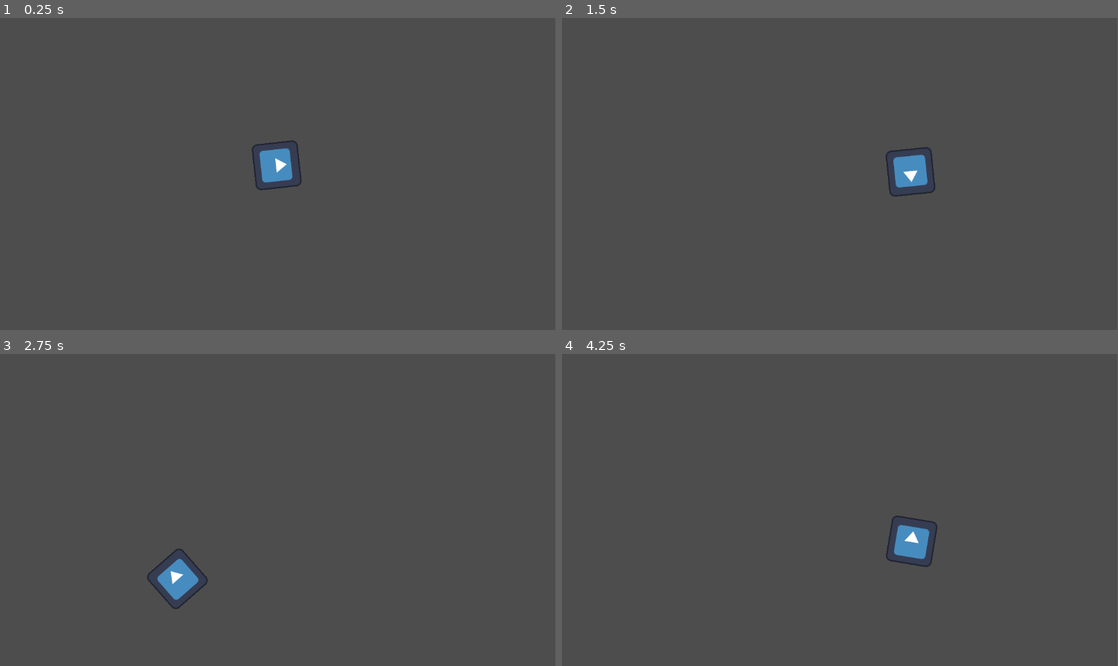
Above: before the commit, frames 1-4 (two rows, left to right).
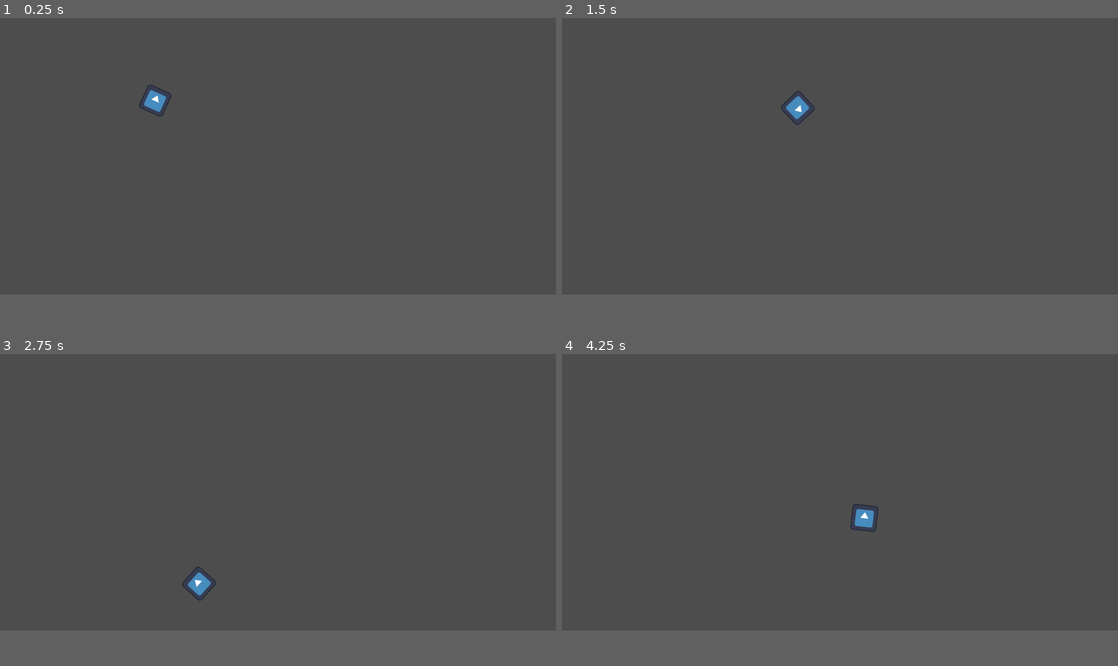
Above: after the commit, the same moments.

Repository: Dev-Donk/bullet_hell
Game: Godot game, scene res://main.tscn
Two runs of this game, one before a commit and one after it. Both use one fixed random seed, a clock stepped at 60 frames per second and the inputs below. The engine's default icon, where the game draws it, is replaced by a stand-in: a white triangle on a blue panel in a dark square.
Inputs (mouse positions are in pixels of both pictures, inside the frame that each line leads up to):
- Up to frame 1 (0.25 s): no input
- Up to frame 2 (1.5 s): tap Enter (ui_accept) at 0.5, 0.77 s; move the mouse to (962, 158) at 0.52 s; press the mouse at (962, 158) at 0.53 s; hold Right (ui_right) 0.53-1.28 s; move the mouse to (728, 189) at 1.27 s; release the mouse at (728, 189) at 1.28 s; hold Down (ui_down) from 1.28 s (still down); right-click (728, 189) at 1.35 s
- Up to frame 3 (2.75 s): tap Enter (ui_accept) at 1.52 s; move the mouse to (333, 441) at 2.02 s; release Down (ui_down) at 2.03 s; hold Right (ui_right) from 2.03 s (still down); tap Space at 2.1 s
- Up to frame 4 (4.25 s): move the mouse to (812, 572) at 2.77 s; release Right (ui_right) at 2.78 s; hold Up (ui_up) 2.78-3.53 s; click (812, 572) at 2.85 s; tap Enter (ui_accept) at 3.02, 3.77 s; move the mouse to (1006, 556) at 3.52 s; hold Left (ui_left) from 3.53 s (still down); right-click (1006, 556) at 3.6 s
In our replay, the window is 799x449 before the commit and 800x398 after it. These sizes can differ from the game's own. Grey fills any space a smaller window leaves; there, only what the larger window draws over its background counts as a difference.

The runs differ from the first frame. In frame 1, 1.0% of the frame differs, in the area x 25-55%, y 21-56%; in frame 2, 1.0%, in the area x 39-68%, y 23-58%; in frame 3, 0.9%; in frame 4, 1.0%.

Commit message:
Player changes (temporary?)

Diff:
--- a/player.gd
+++ b/player.gd
@@ -3,25 +3,35 @@
 var controller = (ControlHandler)
 var screen_size: Vector2 = Vector2.ZERO
 
+var curr_input_direction
+
 const WALK_SPEED: float = 250.0
-var walk_speed_modifier: float = 0.0
-var curr_input_direction
-var dash_cool_down: float = 2.0
+var _prev_walk_speed_modifier: float
+var _walk_speed_modifier: float = 1.0
+
+var _prev_dash: float
+var _dash: float = 2.5
+
+var _prev_dash_cool_down: float
+const DASH_COOL_DOWN: float = 2.0
+var _dash_cool_down_modifier: float = 0.0
+
 var can_dash = true
+
 enum STATES {STATE_IDLE, STATE_MOVING, STATE_DASHING, STATE_ATTACK_MAIN, STATE_ATTACK_SECONDARY}
 var state: STATES = STATES.STATE_IDLE
 
 func _ready() -> void:
 	screen_size = get_viewport_rect().size
 
-func input_direction() -> void:
+func _input_direction() -> void:
 	curr_input_direction = Input.get_vector("ui_left", "ui_right", "ui_up", "ui_down")
 
 	if state == STATES.STATE_DASHING:
-		velocity = transform.x * WALK_SPEED * 5
+		velocity = transform.x * get_net_walk_speed() * _dash
 	else:
 		look_at(get_global_mouse_position())
-		velocity = velocity.lerp(curr_input_direction * (WALK_SPEED + (WALK_SPEED * walk_speed_modifier)), 0.05)
+		velocity = velocity.lerp(curr_input_direction * get_net_walk_speed(), 0.05)
 
 func _process(delta: float) -> void:
 	match state:
@@ -54,7 +64,8 @@
 			await(get_tree().create_timer(0.05).timeout)
 			print("DASH COOLING DOWN...")
 			state = STATES.STATE_MOVING
-			await(get_tree().create_timer(dash_cool_down).timeout)
+
+			await(get_tree().create_timer(get_net_dash_cooldown()).timeout)
 			print("DASH READY!")
 			can_dash = true
 
@@ -67,8 +78,34 @@
 			state = STATES.STATE_IDLE
 
 func _physics_process(delta: float) -> void:
-	input_direction()
+	_input_direction()
 	move_and_slide()
 
 	position.x = clamp(position.x, 0, screen_size.x) # clamp will limit a value between a range
 	position.y = clamp(position.y, 0, screen_size.y)
+
+func set_walk_speed_modifier(new_value: float) -> void:
+	_walk_speed_modifier = clamp(new_value, 0.0, 1)
+func add_to_walk_speed_modifier(value: float) -> void:
+	_walk_speed_modifier += value
+	_walk_speed_modifier = clamp(_walk_speed_modifier, 0.0, 1)
+func get_net_walk_speed() -> float:
+	return WALK_SPEED + (WALK_SPEED * _walk_speed_modifier)
+
+func set_dash(new_value: float) -> void:
+	_dash = clamp(new_value, 2.5, 10)
+func add_to_dash(value: float) -> void:
+	_dash += value
+	_dash = clamp(_dash, 2.5, 10)
+
+func set_dash_cool_down_modifier(new_value: float, flag: bool) -> void:
+	if flag == true:
+		_dash_cool_down_modifier = clamp(new_value, 0.0, 1)
+	else:
+		_dash_cool_down_modifier = new_value
+func add_to_dash_cool_down_modifier(value: float, flag: bool) -> void:
+	_dash_cool_down_modifier += value
+	if flag == true:
+		_dash_cool_down_modifier = clamp(_dash_cool_down_modifier, 0.0, 1)
+func get_net_dash_cooldown() -> float:
+	return DASH_COOL_DOWN - (DASH_COOL_DOWN * _dash_cool_down_modifier)
--- a/project.godot
+++ b/project.godot
@@ -18,6 +18,12 @@
 [autoload]
 
 ControlHandler="*res://controlHandler.gd"
+
+[display]
+
+window/size/viewport_width=2056
+window/size/viewport_height=1024
+window/size/resizable=false
 
 [input]
 
